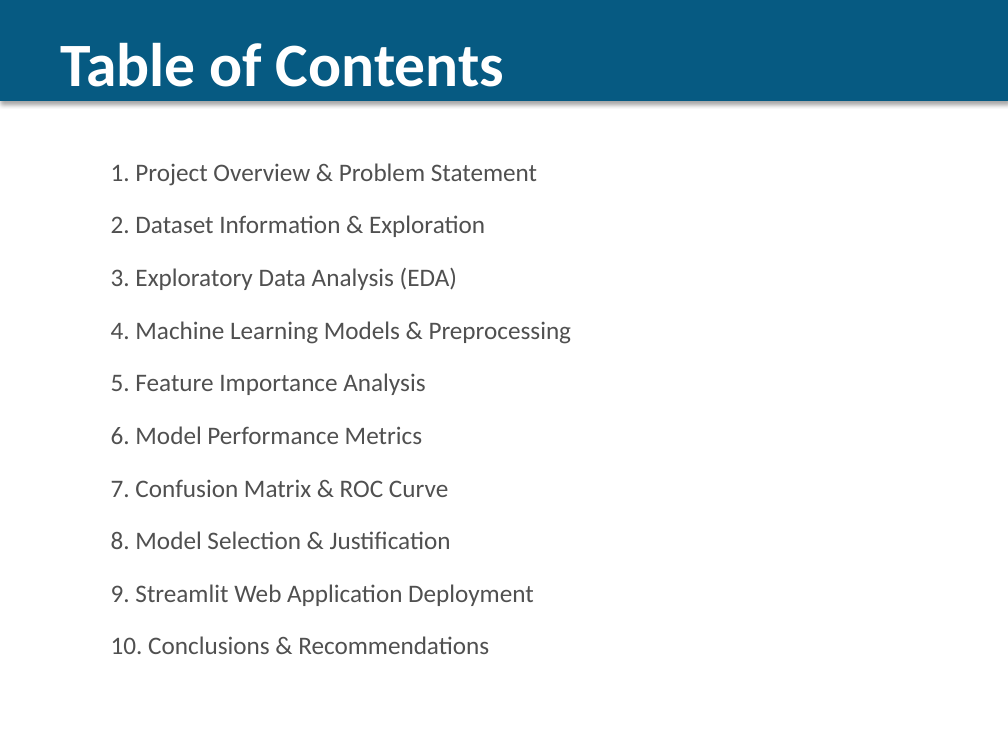
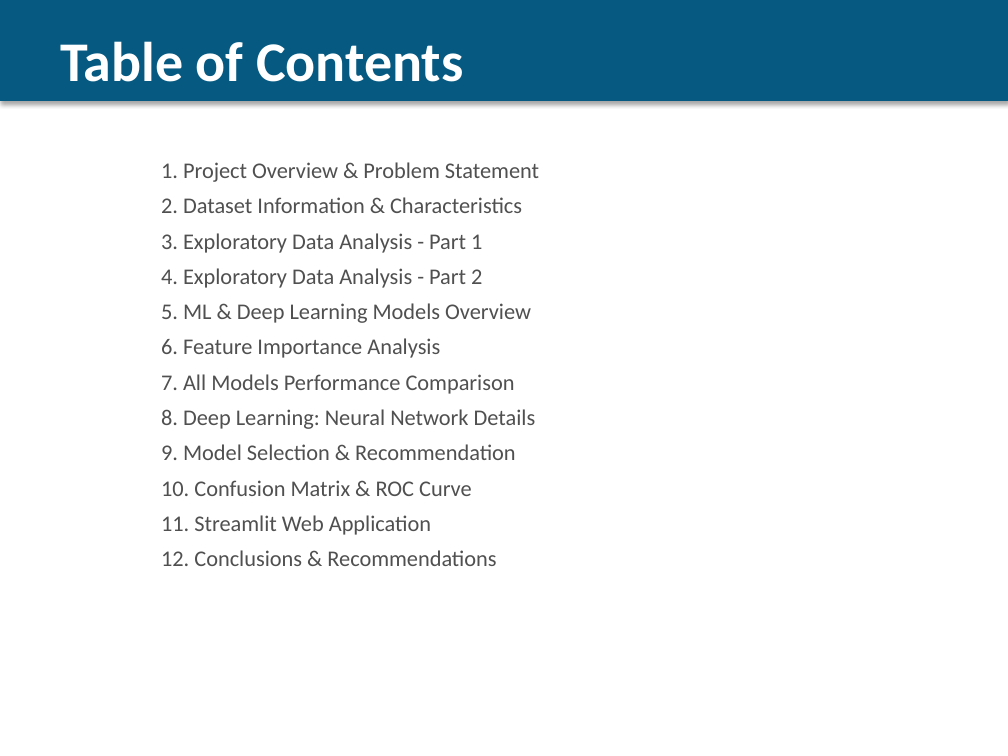
Before and after one commit to Mahdi-20/Heart-Failure-Prediction-Dataset, a slide deck: slide 2 of Heart_Failure_Presentation.pptx. Drawn at 1008x756 pixels with LibreOffice and Linux fonts; fonts in the diff are those of the drawing. Boxes give left, top, right and bottom in pixels: in the first picture for what was removed or moved away, otherwise in the second. Text is boxed around its words. In the diff, an @@ line names an element or a change of style, - is before the commit and + after.

Commit message:
Update Heart_Failure_Presentation.pptx with Deep Learning integration
Complete presentation refresh with:
- 14 comprehensive slides (expanded from 13)
- Deep Learning (TensorFlow/Keras Neural Network) fully integrated
- All 6 models performance comparison with detailed metrics
- Neural network architecture details slide
- Model selection infographic showing Random Forest as recommended
- Clear justification: highest recall (87.53%) for healthcare deployment
- Professional visualizations and color-coded recommendations
- Ready for course presentation

Key metrics included:
- Random Forest: ROC-AUC 0.9239, Recall 87.53%
- Neural Network: ROC-AUC 0.9212, Recall 84.31%
- Clear recommendation: Random Forest for production due to healthcare priority (higher recall)

```diff
--- a/Heart_Failure_Presentation.pptx
+++ b/Heart_Failure_Presentation.pptx
@@ text "Table of Contents" at (x1=60, y1=41, x2=463, y2=82): size 44 to 40 pt @@
@@ text "1. Project Overview & Problem ..." moved from (x1=111, y1=163, x2=572, y2=654) to (x1=161, y1=162, x2=539, y2=566) @@
@@ text at (x1=161, y1=162, x2=539, y2=182): size 18 to 16 pt in "1. Project Overview & Problem Statement"; less space between paragraphs @@
@@ text at (x1=161, y1=197, x2=536, y2=566): text changed; size 18 to 16 pt @@
-2. Dataset Information & Exploration
-3. Exploratory Data Analysis (EDA)
-4. Machine Learning Models & Preprocessing
-5. Feature Importance Analysis
-6. Model Performance Metrics
-7. Confusion Matrix & ROC Curve
-8. Model Selection & Justification
-9. Streamlit Web Application Deployment
-10. Conclusions & Recommendations
+2. Dataset Information & Characteristics
+3. Exploratory Data Analysis - Part 1
+4. Exploratory Data Analysis - Part 2
+5. ML & Deep Learning Models Overview
+6. Feature Importance Analysis
+7. All Models Performance Comparison
+8. Deep Learning: Neural Network Details
+9. Model Selection & Recommendation
+10. Confusion Matrix & ROC Curve
+11. Streamlit Web Application
+12. Conclusions & Recommendations
```
Also in this commit, not shown: 9 other slides changed, 3 slides added, 2 slides removed, 1 other file.
